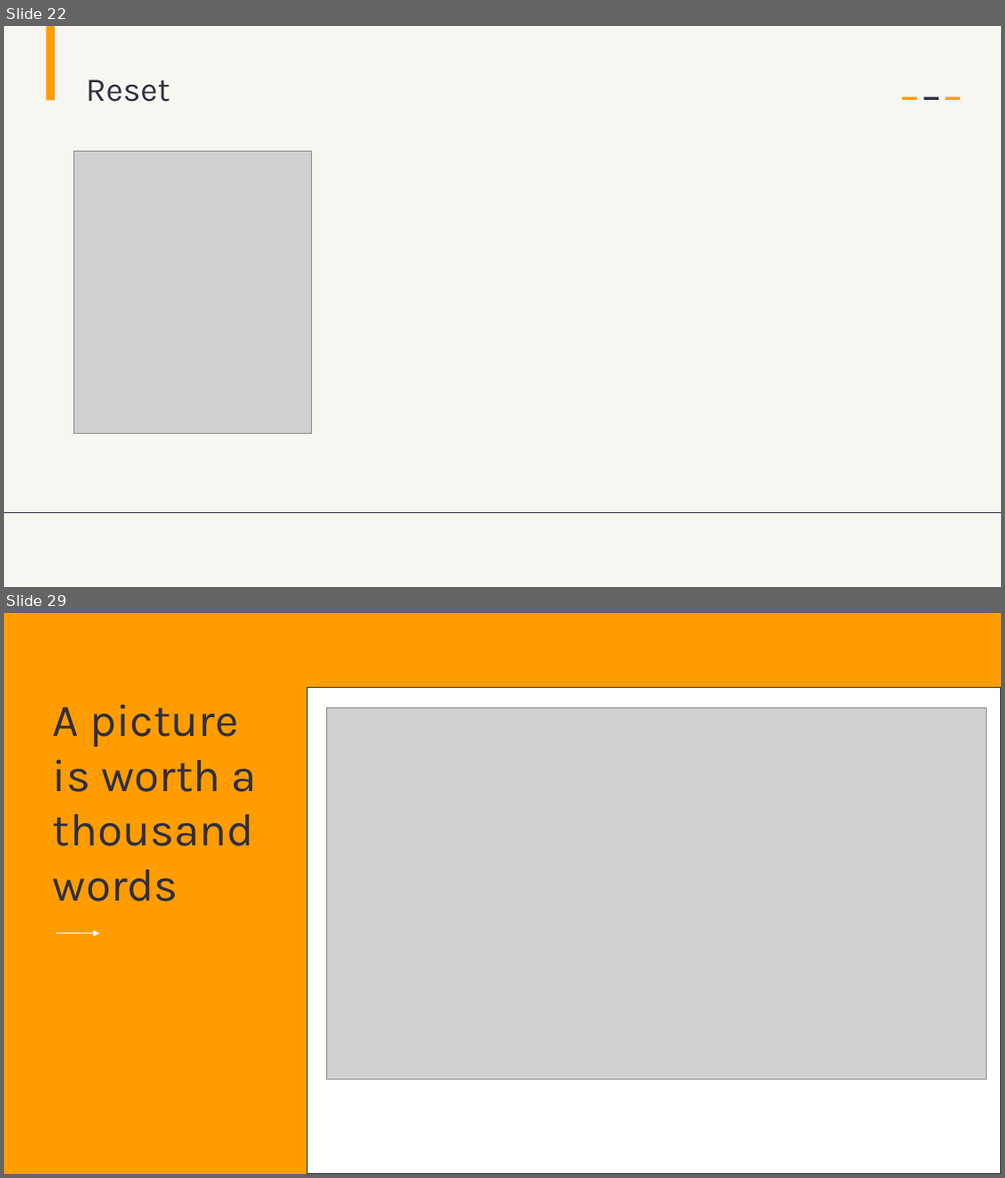
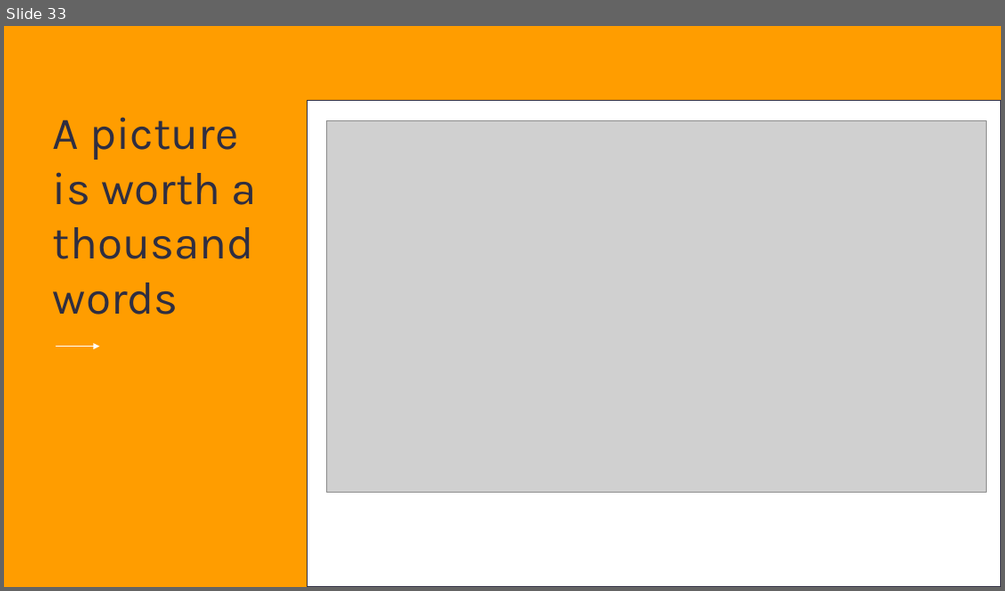
Before and after one commit to AbdessamadAbdaoui/Presentation_Git, a slide deck: presentation_Git.pptx. Shown one above the other, each under a label of ours: slides 22 and 29 before the commit, slide 33 after it; the slides between them are not shown. The pictures are 1005x1178 and 1005x591 pixels, drawn with LibreOffice and Linux fonts; fonts in the diff are those of the drawing; grey boxes stand for pictures. Boxes give left, top, right and bottom in pixels: in the first picture for what was removed or moved away, otherwise in the second. Text is boxed around its words. In the diff, an @@ line names an element or a change of style, - is before the commit and + after.

```diff
--- a/presentation_Git.pptx
+++ b/presentation_Git.pptx
@@ slide 22 removed at [4, 26, 1001, 587], background #F7F6F1 @@
@@ rectangle removed at [46, 26, 54, 100] @@
@@ text removed at [86, 79, 170, 102] @@
-Reset
@@ rectangle removed at [902, 97, 917, 100] @@
@@ rectangle removed at [923, 97, 938, 100] @@
@@ rectangle removed at [946, 97, 961, 100] @@
@@ picture removed at [73, 151, 311, 434] @@
@@ line removed from (4, 513) to (1001, 513) @@
@@ what was slide 29 is now slide 33 @@
```
Also in this commit, not shown: 1 slide changed, 30 slides added, 25 other slides removed.
